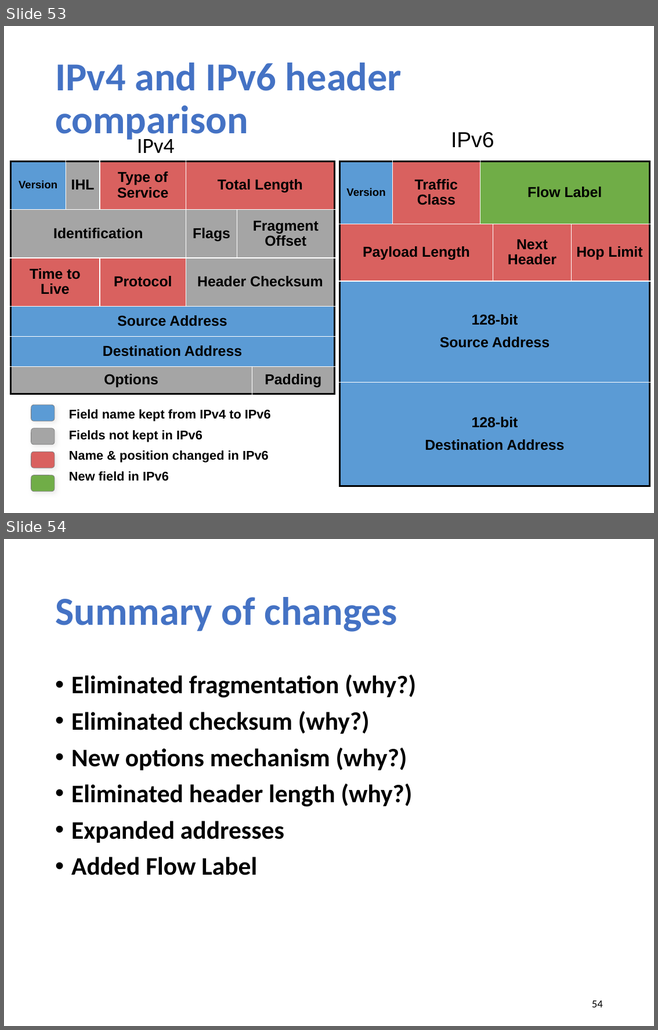
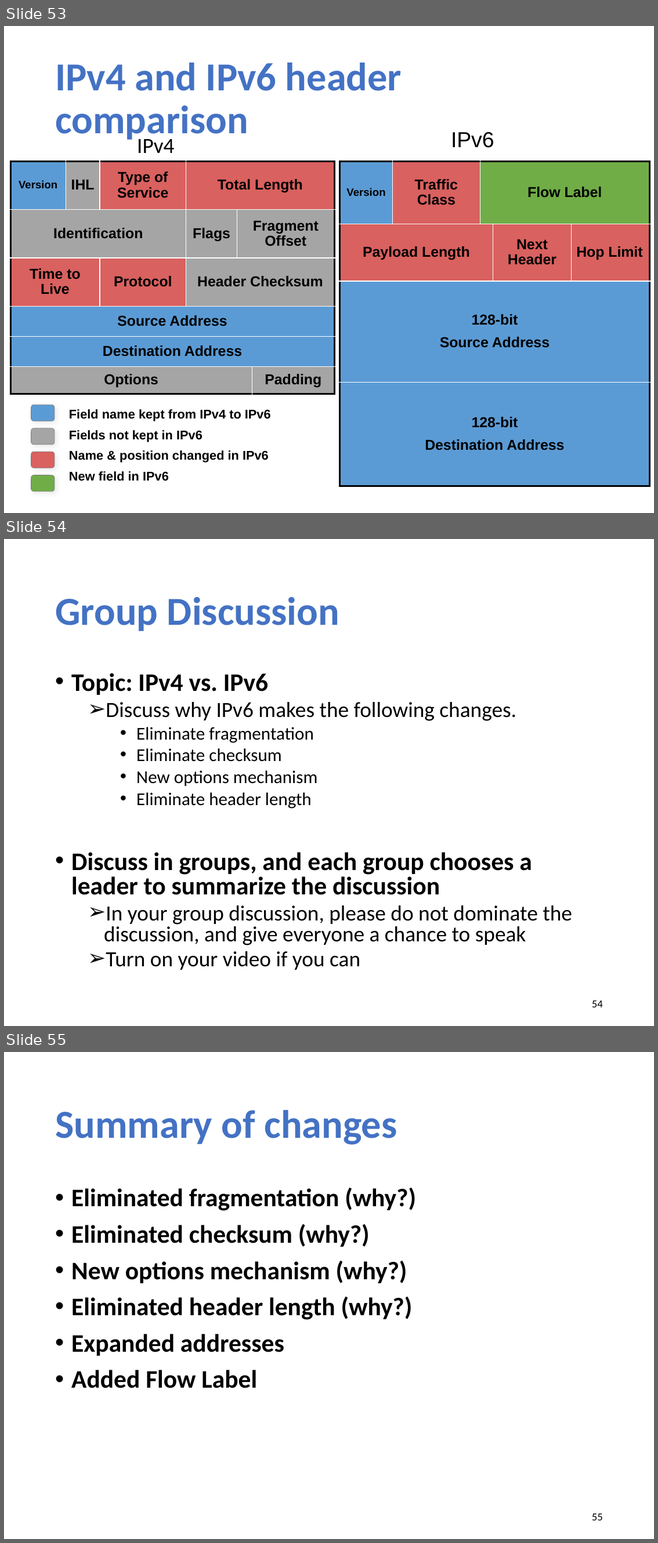
Before and after one commit to xinjin/course-net, a slide deck: slides/lec10_ip.pptx. Shown one above the other, each under a label of ours: slides 53 and 54 before the commit, slides 53, 54 and 55 after it. The pictures are 658x1030 and 658x1543 pixels, drawn with LibreOffice and Linux fonts; fonts in the diff are those of the drawing. Boxes give left, top, right and bottom in pixels: in the first picture for what was removed or moved away, otherwise in the second. Text is boxed around its words. In the diff, an @@ line names an element or a change of style, - is before the commit and + after.

```diff
--- a/slides/lec10_ip.pptx
+++ b/slides/lec10_ip.pptx
@@ slide 54 added at <box>4,539,654,1026</box>, background #FFFFFF @@
@@ title added at <box>55,597,339,631</box>, 44 pt, text #4472C4, bold @@
+Group Discussion
@@ text added at <box>71,673,572,970</box>, 24 pt, text #000000 @@
+• Topic: IPv4 vs. IPv6
+  ➢ Discuss why IPv6 makes the following changes.
+    • Eliminate fragmentation
+    • Eliminate checksum
+    • New options mechanism
+    • Eliminate header length
+• Discuss in groups, and each group chooses a leader to summarize the discussion
+  ➢ In your group discussion, please do not dominate the discussion, and give everyone a chance to speak
+  ➢ Turn on your video if you can
@@ page number added at <box>592,1001,603,1008</box>, 12 pt, text #000000 @@
+54
@@ what was slide 54 is now slide 55 @@
@@ page number at <box>592,1514,603,1521</box>: text changed @@
-54
+55
```
Also in this commit, not shown: 5 slides changed, 1 other file.
